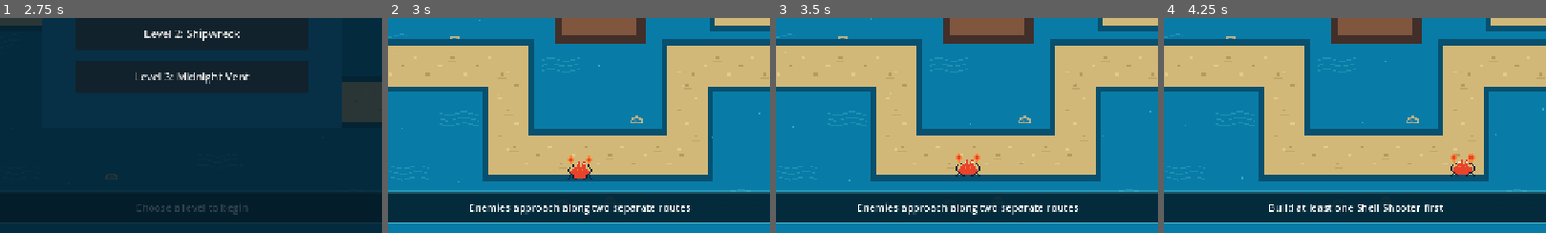
Above: before the commit, frames 1-4 (left to right).
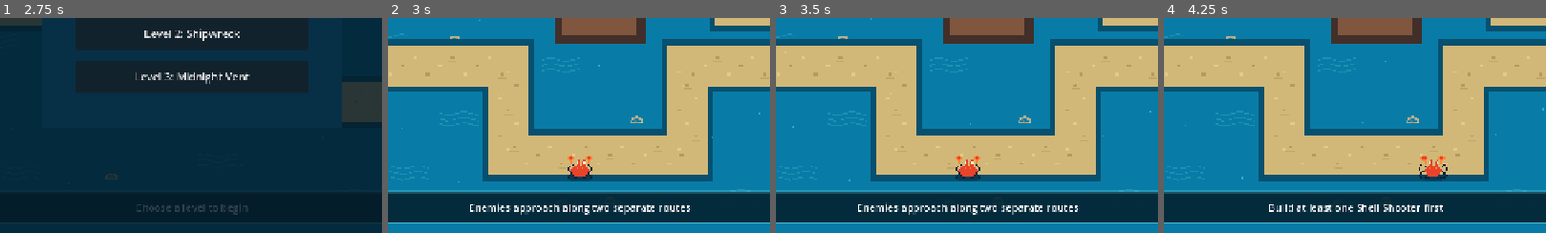
Above: after the commit, the same moments.

Repository: RyanHuard/gamedev
Game: Godot game, scene res://main.tscn
Same seed, same stepped clock (60 frames per second), same inputs: the game is played once before the commit and once after it.
Inputs (mouse positions are % of the whole screen's width and height, from its top left):
- Up to frame 1 (2.75 s): click "START WAVE" at 0.5 s; click "START WAVE" at 1.25 s; click "BUILD" at 2 s
- Up to frame 2 (3 s): click "Level 2: Shipwreck" at 2.75 s
- Up to frame 3 (3.5 s): no input
- Up to frame 4 (4.25 s): tap Enter at 3.5 s; move the mouse to (72, 45) at 3.52 s; hold D from 3.53 s (still down); tap 1 at 3.6 s; click (72, 45) at 3.67 s; tap Space (jump) at 3.77 s
The pictures show only the part of the screen within x 25-75%, y 50-100%; the shares and areas given below are measured in that part.

Frame 1 is identical in both runs. In frame 2, 0.3% of the frame differs, in the area x 47-54%, y 64-76%; in frame 3, 0.2%; in frame 4, 0.9%, in the area x 66-82%, y 63-76%.

Commit message:
Iteration 1.5: Added better walking animation for the crab character and a reload/ready to fire indicator on mounted tower

Diff:
--- a/project1/scripts/td_crab_operator.gd
+++ b/project1/scripts/td_crab_operator.gd
@@ -1,14 +1,17 @@
 extends Node2D
 
 const CrabTexture = preload("res://assets/player/crab_operator.png")
-const MOVE_SPEED := 255.0
+const CrabWalkATexture = preload("res://assets/player/crab_operator_walk_a.png")
+const CrabWalkBTexture = preload("res://assets/player/crab_operator_walk_b.png")
+const MOVE_SPEED := 185.0
 const OPERATE_RADIUS := 76.0
 
 var game: Node2D
 var operated_tower: Node2D
 var animation_time := 0.0
 var interaction_latched := false
-var mount_approach_direction := Vector2.DOWN
+var movement_active := false
+var last_move_direction := Vector2.DOWN
 
 func setup(game_node: Node2D, start_position: Vector2) -> void:
 	game = game_node
@@ -20,18 +23,22 @@
 func _process(delta: float) -> void:
 	animation_time += delta
 	if not is_instance_valid(game) or game.game_over or game.level_select_menu.visible:
+		movement_active = false
 		queue_redraw()
 		return
 	if is_instance_valid(operated_tower):
 		# The crab is physically mounted and cannot walk until the player dismounts.
+		movement_active = false
 		position = operated_tower.position
 	else:
 		var direction := Vector2(
 			float(Input.is_key_pressed(KEY_D) or Input.is_key_pressed(KEY_RIGHT)) - float(Input.is_key_pressed(KEY_A) or Input.is_key_pressed(KEY_LEFT)),
 			float(Input.is_key_pressed(KEY_S) or Input.is_key_pressed(KEY_DOWN)) - float(Input.is_key_pressed(KEY_W) or Input.is_key_pressed(KEY_UP))
 		)
+		movement_active = direction.length_squared() > 0.0
 		if direction.length_squared() > 0.0:
-			position += direction.normalized() * MOVE_SPEED * delta
+			last_move_direction = direction.normalized()
+			position += last_move_direction * MOVE_SPEED * delta
 			position.x = clampf(position.x, 24.0, 1256.0)
 			position.y = clampf(position.y, 82.0, 696.0)
 	var pressing_interact := Input.is_key_pressed(KEY_E)
@@ -49,9 +56,6 @@
 	if not is_instance_valid(nearest):
 		game.show_status("Move closer to a tower, then press E", 2.0)
 		return
-	mount_approach_direction = nearest.position.direction_to(position)
-	if mount_approach_direction.length_squared() < 0.01:
-		mount_approach_direction = Vector2.DOWN
 	operated_tower = nearest
 	position = operated_tower.position
 	operated_tower.set_operated(true)
@@ -62,15 +66,9 @@
 	queue_redraw()
 
 func release_tower() -> void:
-	var dismount_position := position
 	if is_instance_valid(operated_tower):
-		dismount_position = operated_tower.position + mount_approach_direction * 58.0
 		operated_tower.set_operated(false)
 	operated_tower = null
-	position = Vector2(
-		clampf(dismount_position.x, 24.0, 1256.0),
-		clampf(dismount_position.y, 82.0, 696.0)
-	)
 	queue_redraw()
 
 func is_operating() -> bool:
@@ -82,15 +80,26 @@
 	return operated_tower.try_manual_fire(screen_position)
 
 func _draw() -> void:
-	var bob := sin(animation_time * 8.0) * 2.0
+	var scuttle := sin(animation_time * 13.0) * 1.5 if movement_active else 0.0
 	if is_instance_valid(operated_tower):
-		draw_texture_rect(CrabTexture, Rect2(Vector2(-18, -31 + bob), Vector2(36, 36)), false)
+		draw_texture_rect(CrabTexture, Rect2(Vector2(-18, -31), Vector2(36, 36)), false)
 	else:
-		draw_texture_rect(CrabTexture, Rect2(Vector2(-24, -24 + bob), Vector2(48, 48)), false)
+		# A blocky contact shadow and moving sand flecks keep the crab grounded on the seabed.
+		draw_rect(Rect2(Vector2(-21, 13), Vector2(42, 7)), Color(0.015, 0.12, 0.18, 0.38))
+		draw_rect(Rect2(Vector2(-15, 19), Vector2(30, 3)), Color(0.015, 0.12, 0.18, 0.24))
+		if movement_active:
+			var behind := -last_move_direction * 22.0
+			var sand_alpha: float = 0.28 + abs(sin(animation_time * 13.0)) * 0.20
+			draw_rect(Rect2(behind + Vector2(-5, -2), Vector2(4, 3)), Color(0.84, 0.76, 0.52, sand_alpha))
+			draw_rect(Rect2(behind + Vector2(5, 3), Vector2(3, 2)), Color(0.84, 0.76, 0.52, sand_alpha * 0.75))
+		var walking_texture := CrabTexture
+		if movement_active:
+			walking_texture = CrabWalkATexture if int(animation_time * 9.0) % 2 == 0 else CrabWalkBTexture
+		draw_texture_rect(walking_texture, Rect2(Vector2(-24 + scuttle, -24), Vector2(48, 48)), false)
 	var nearest: Node2D
 	if is_instance_valid(game) and not is_instance_valid(operated_tower):
 		nearest = game.get_nearest_tower(position, OPERATE_RADIUS)
 	if is_instance_valid(nearest):
-		draw_string(ThemeDB.fallback_font, Vector2(-42, -32 + bob), "E: OPERATE", HORIZONTAL_ALIGNMENT_CENTER, 84, 12, Color("#fff0a8"))
+		draw_string(ThemeDB.fallback_font, Vector2(-42, -32), "E: OPERATE", HORIZONTAL_ALIGNMENT_CENTER, 84, 12, Color("#fff0a8"))
 	elif is_instance_valid(operated_tower):
-		draw_string(ThemeDB.fallback_font, Vector2(-44, -48 + bob), "E: DISMOUNT", HORIZONTAL_ALIGNMENT_CENTER, 88, 11, Color("#fff0a8"))
+		draw_string(ThemeDB.fallback_font, Vector2(-44, -48), "E: DISMOUNT", HORIZONTAL_ALIGNMENT_CENTER, 88, 11, Color("#fff0a8"))
--- a/project1/scripts/td_tower.gd
+++ b/project1/scripts/td_tower.gd
@@ -11,6 +11,7 @@
 var upgrade_a := 0
 var upgrade_b := 0
 var cooldown := 0.0
+var reload_duration := 0.0
 var selected := false
 var operated := false
 var total_spent := 0
@@ -49,7 +50,9 @@
 	queue_redraw()
 
 func _process(delta: float) -> void:
-	cooldown -= delta
+	cooldown = maxf(0.0, cooldown - delta)
+	if operated:
+		queue_redraw()
 	if shot_time > 0.0:
 		shot_time = maxf(shot_time - delta, 0.0)
 		queue_redraw()
@@ -72,6 +75,7 @@
 	else:
 		fire_rate *= 1.35
 	cooldown = fire_rate
+	reload_duration = fire_rate
 	shot_direction = position.direction_to(target.position)
 	shot_time = shot_duration
 	queue_redraw()
@@ -96,7 +100,13 @@
 	operated = value
 	if operated:
 		cooldown = minf(cooldown, 0.15)
+		reload_duration = maxf(cooldown, 0.15)
 	queue_redraw()
+
+func get_reload_progress() -> float:
+	if cooldown <= 0.0 or reload_duration <= 0.0:
+		return 1.0
+	return clampf(1.0 - cooldown / reload_duration, 0.0, 1.0)
 
 func get_upgrade_cost() -> int: return 45 + level * 25
 
@@ -129,7 +139,12 @@
 		draw_circle(Vector2.ZERO, radius, range_color)
 		draw_arc(Vector2.ZERO, radius, 0, TAU, 48, outline_color, 2)
 	if operated:
-		draw_arc(Vector2.ZERO, 39.0, 0, TAU, 28, Color("#ffd65a"), 4.0)
+		var reload_progress := get_reload_progress()
+		var reload_radius := 35.0
+		draw_arc(Vector2.ZERO, reload_radius, -PI / 2.0, TAU - PI / 2.0, 24, Color(0.02, 0.12, 0.18, 0.55), 2.5)
+		if reload_progress > 0.0:
+			var reload_color := Color(0.53, 0.97, 0.87, 0.85) if reload_progress >= 1.0 else Color(1.0, 0.84, 0.35, 0.82)
+			draw_arc(Vector2.ZERO, reload_radius, -PI / 2.0, -PI / 2.0 + TAU * reload_progress, 24, reload_color, 2.5)
 	var texture := ShellShooterTexture
 	if tower_type == "seaweed": texture = SeaweedSnareTexture
 	elif tower_type == "urchin": texture = UrchinCannonTexture
Binary file added: project1/assets/player/crab_operator_walk_a.png
Not shown, added: project1/assets/player/crab_operator_walk_a.png.import
Binary file added: project1/assets/player/crab_operator_walk_b.png
Not shown, added: project1/assets/player/crab_operator_walk_b.png.import
